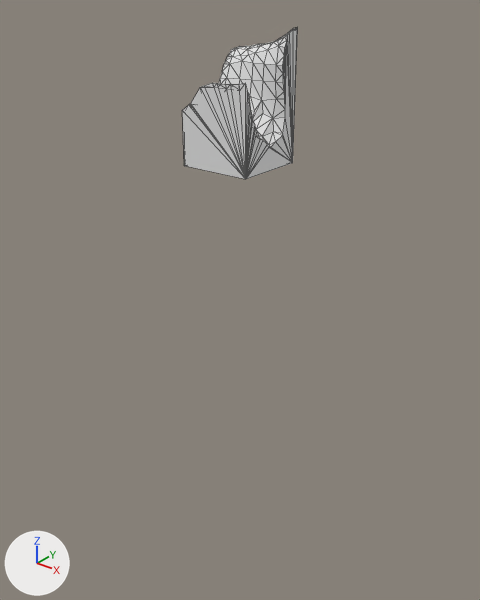
A saved change to the glTF model assets/terrain/surface_pieces/surf_4_7.glb.
Rendered twice from a 50 mm lens placed at (-60.8, 39.2, -9.1), pointed at (-88.1, 73.3, -30.2). Every picture has the same lights, and +X, +Y and +Z are marked at lower left. The picture after the commit comes second. Mesh edges are drawn as thin lines. Where no turn or scale is listed for an object, it has been applied to the vertices.

The scene before the commit, as lines of its bpy script (objects in view):
```python
me_geometry_0 = bpy.data.meshes.new('geometry_0')
me_geometry_0.from_pydata(...)  # 143 vertices, 282 faces; spans x -90.0..-85.0, y 70.0..75.0, z -20.0..-11.79
ob_geometry_0 = bpy.data.objects.new('geometry_0', me_geometry_0)
ob_geometry_0.location = (0.0, 0.0, 0.0)
```
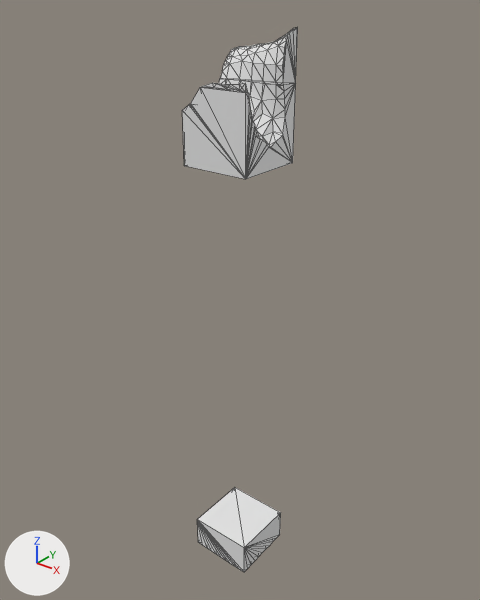
Where the change shows, as pixel boxes (x1, y1, x2, y2) in the pictures (480 x 600 px):
'layer_8', added
    after: (197, 488, 281, 572)
'layer_0', unchanged, uncovered by the edit
    after: (202, 27, 298, 93)

The change in detail:
Mesh me_layer_8 is new.
It has 73 vertices, 142 faces and spans x -90.0..-85.0, y 70.0..75.0, z -52.7..-50.0.
Object 'layer_8' (ob_layer_8) is new; it shows me_layer_8.
Its location is (0.0, 0.0, 0.0).
